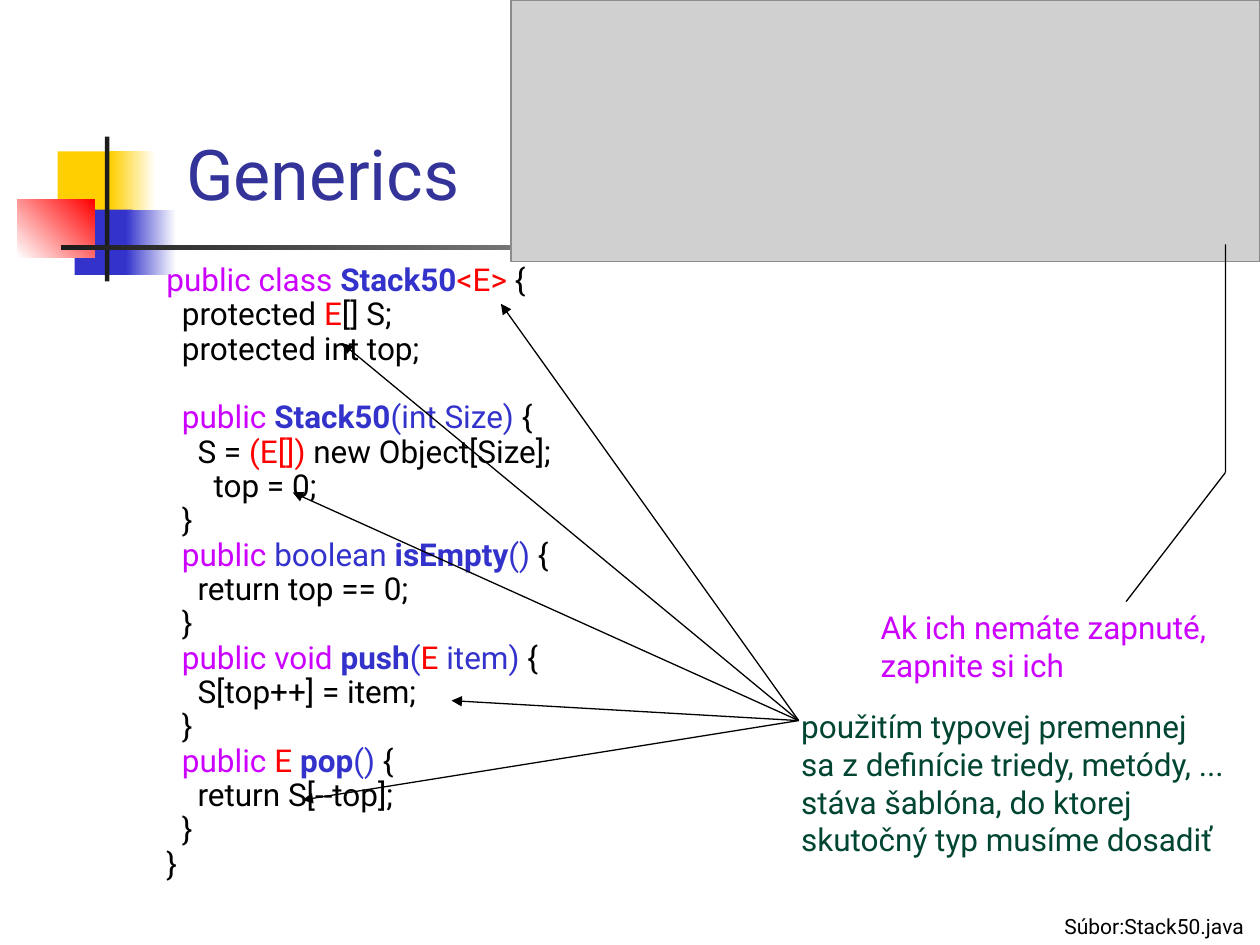
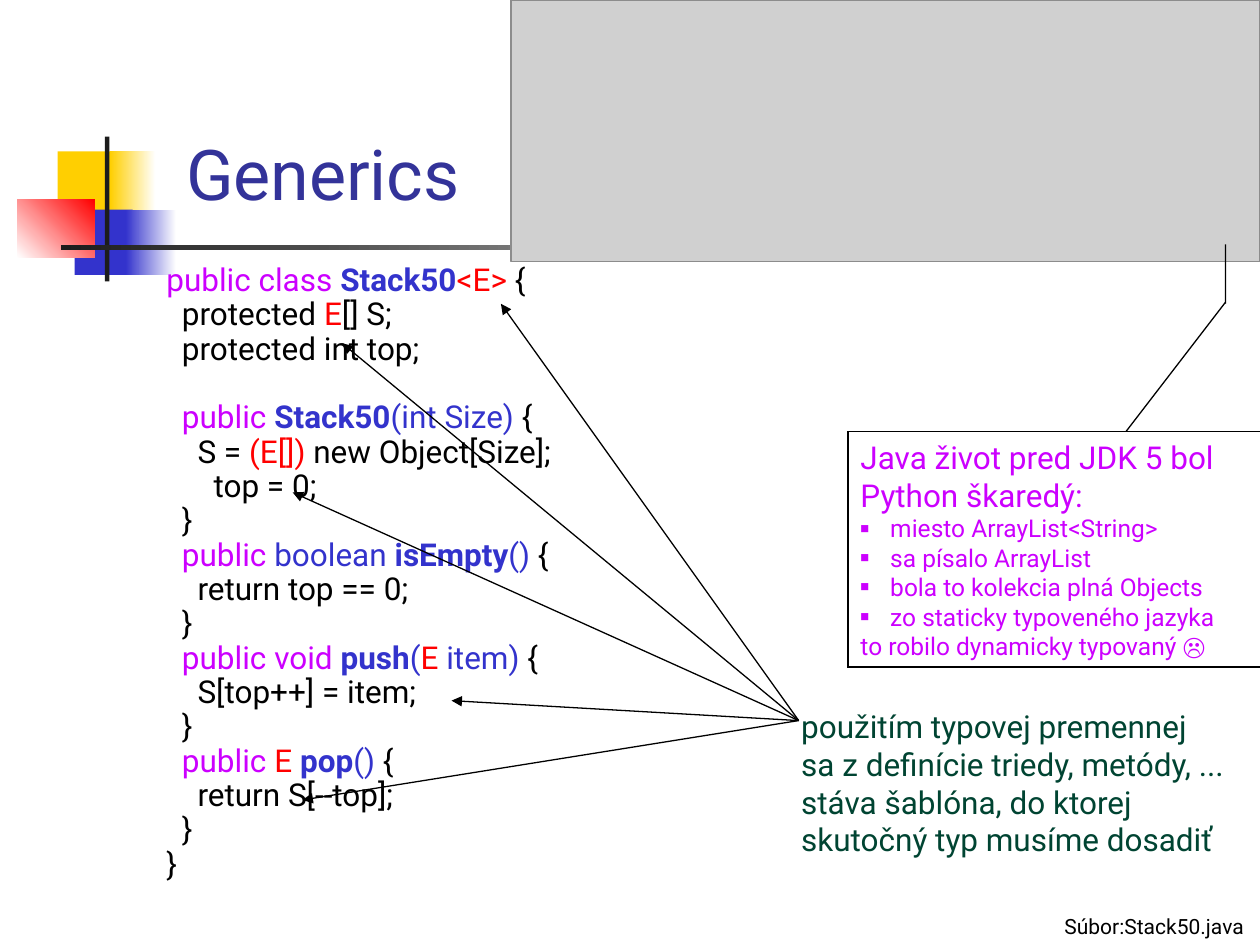
Before and after one commit to Programovanie4/Prednasky, a slide deck: slide 11 of 05/05_java.ppt. Drawn at 1260x945 pixels with LibreOffice and Linux fonts; fonts in the diff are those of the drawing; grey boxes stand for pictures. Boxes give left, top, right and bottom in pixels: in the first picture for what was removed or moved away, otherwise in the second. Text is boxed around its words. In the diff, an @@ line names an element or a change of style, - is before the commit and + after.

```diff
--- a/05/05_java.ppt
+++ b/05/05_java.ppt
@@ line moved from (1226, 472) - (1226, 244) to (1226, 304) - (1226, 244) @@
@@ line moved from (1126, 601) - (1226, 472) to (1126, 431) - (1226, 302) @@
@@ rectangle added at [848, 431, 1260, 667], outline #000000 0.74 pt, 14 pt, text #CC00FF @@
+Java život pred JDK 5 bol Python škaredý:
+■ miesto ArrayList<String>
+■ sa písalo ArrayList
+■ bola to kolekcia plná Objects
+■ zo staticky typoveného jazyka
+to robilo dynamicky typovaný ☹
@@ text removed at [881, 615, 1206, 684] @@
-Ak ich nemáte zapnuté, zapnite si ich
```
Also in this commit, not shown: 28 other slides changed, 1 slide added, 1 slide removed, 1 other file.
